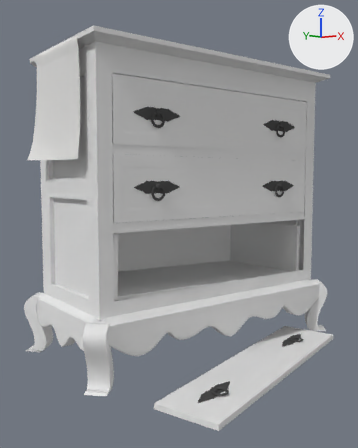
The Blender file Assets/models/house/floor02/back_hall/dresser01.blend: old version first, new version second.
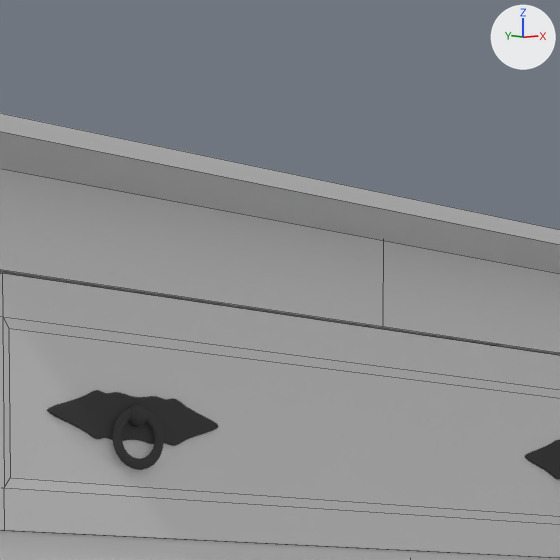
There are two pictures of each version: one whole from a 50 mm lens placed at (-2.199, -3.155, 1.147), pointed at (-0.256, -0.603, 0.864), one close up on the part from 34% to 76% of the width and 0% to 34% of the height. Lighting does not change. The marker at upper right points along +X, +Y and +Z. The close-ups show mesh edges as thin lines.

The older version as bpy lines, for what is in view:
```python
me_cube_002 = bpy.data.meshes.new('Cube.002')
me_cube_002.from_pydata(...)  # 80 vertices, 60 faces; spans x -1.84..1.84, y -0.79..0.79, z -1.63..1.39
me_cube_002.materials.append(mat_beroom_sw_dresser01_base)  # its picture is missing
me_cube_008 = bpy.data.meshes.new('Cube.008')
me_cube_008.from_pydata(...)  # 72 vertices, 60 faces; spans x -0.75..0.75, y -1.0..1.0, z -1.0..1.0
me_cube_008.materials.append(mat_bedroom_sw_dresser01_wood)  # its picture is missing
me_plane_001 = bpy.data.meshes.new('Plane.001')
me_plane_001.from_pydata([(-0.81, 0.0, 0.03), (0.81, 0.0, 0.03), (-0.81, 0.0, -0.03), (0.81, 0.0, -0.03)], [], [(0, 1, 3, 2)])
me_plane_001.materials.append(mat_bedroom_sw_dresser01_wood)  # its picture is missing
ob_bar_000 = bpy.data.objects.new('bar.000', me_plane_001)
ob_bar_000.parent = ob_dresser_000
ob_bar_000.matrix_parent_inverse = Matrix(((2.049, 0.0, 0.0, 0.101), (0.0, 2.049, 0.0, 0.853), (0.0, 0.0, 2.049, -0.0221), (0.0, 0.0, 0.0, 1.0)))
ob_bar_000.location = (-0.0495, -0.8, 1.313)
ob_bar_000.rotation_euler = (3.142, 0.0, 0.0)  # degrees (180, 0, 0)
ob_base = bpy.data.objects.new('base', me_cube_002)
ob_base.parent = ob_dresser_000
ob_base.location = (0.0, 0.0, 2.407)
ob_drawer_000 = bpy.data.objects.new('drawer.000', me_cube_008)
ob_drawer_000.location = (-0.049, -0.416, 1.524)
ob_drawer_000.scale = (1.07, 0.387, 0.185)
# also in view: 'drawer_hardware.000' at (-0.049, -0.804, 1.519); 'trim_top' at (-0.05, -0.459, 1.882); 'drawer_pull.000' at (-0.049, -0.814, 1.488)
```
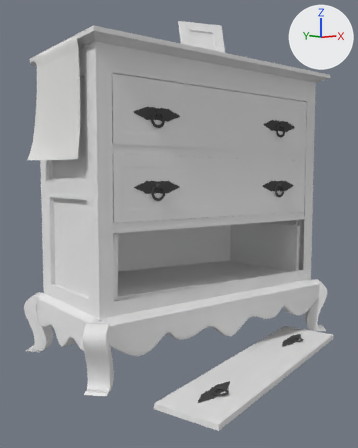
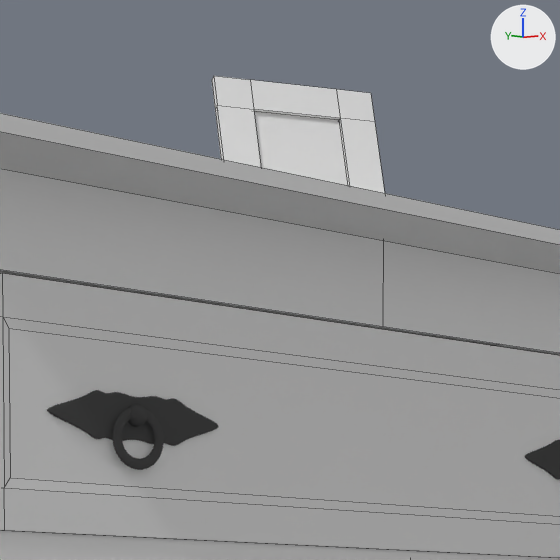
Location of each change, (x1, y1, x2, y2) in pixels of the close-ups (560 x 560 px):
'frame', added
    after: (212, 76, 385, 193)
'image', added
    after: (254, 112, 348, 185)

Diff of the bpy script that builds the scene:
```diff
--- a/Assets/models/house/floor02/back_hall/dresser01.blend.py
+++ b/Assets/models/house/floor02/back_hall/dresser01.blend.py
@@ mat_photo_frame03 @@
+mat_photo_frame03 = diffuse_material('photo_frame03')
+mat_photo_frame03.base_color = (0.8, 0.8, 0.8)  # white #e7e7e7
@@ me_cube @@
+me_cube.from_pydata(...)  # 32 vertices, 32 faces; spans x -0.169..0.169, y -0.007..0.007, z -0.198..0.198
+me_cube.materials.append(mat_photo_frame03)  # its picture is missing
@@ me_plane_005 @@
+me_plane_005.from_pydata([(-0.094, 0.0, -0.133), (0.094, 0.0, -0.133), (-0.094, 0.0, 0.133), (0.094, 0.0, 0.133)], [], [(0, 1, 3, 2)])
@@ ob_frame @@
+ob_frame = bpy.data.objects.new('frame', me_cube)
+ob_frame.parent = ob_picture
+ob_frame.matrix_parent_inverse = Matrix(((1.0, 0.0, 0.0, 0.0495), (0.0, 1.0, 0.0, 0.461), (0.0, 0.0, 1.0, -2.12), (0.0, 0.0, 0.0, 1.0)))
+ob_frame.location = (-0.0495, -0.461, 2.12)
@@ ob_picture @@
+ob_picture = bpy.data.objects.new('picture', None)
+ob_picture.location = (0.199, -0.297, 2.108)
+ob_picture.rotation_euler = (-0.323, 0.0, -0.317)  # degrees (-19, 0, -18)
@@ ob_image @@
+ob_image = bpy.data.objects.new('image', me_plane_005)
+ob_image.parent = ob_picture
+ob_image.matrix_parent_inverse = Matrix(((1.0, 0.0, 0.0, 0.0495), (0.0, 1.0, 0.0, 0.461), (0.0, 0.0, 1.0, -2.12), (0.0, 0.0, 0.0, 1.0)))
+ob_image.location = (-0.0495, -0.461, 2.12)
```
